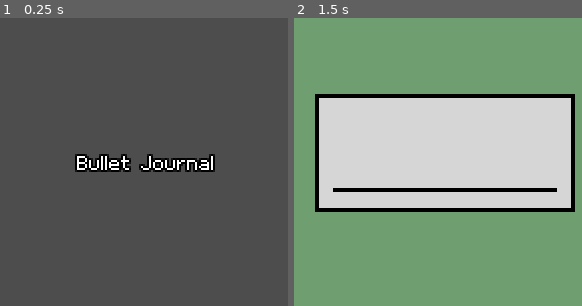
Above: before the commit, frames 1-2 (left to right).
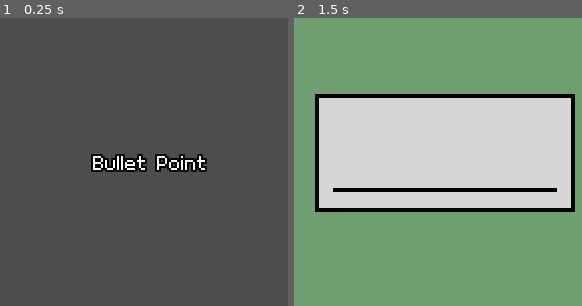
Above: after the commit, the same moments.

Repository: kennethbchen/Bullet-Journal-Game
Game: Godot game, scene res://Title.tscn
Same seed, same stepped clock (60 frames per second), same inputs: the game is played once before the commit and once after it. The engine's default icon, where the game draws it, is replaced by a stand-in: a white triangle on a blue panel in a dark square.
Inputs:
- Up to frame 1 (0.25 s): no input
- Up to frame 2 (1.5 s): click "Start" at 0.5 s; click "Restart" at 1.25 s
The pictures show only the part of the screen within x 24-74%, y 14-64%; the shares and areas given below are measured in that part.

The runs differ from the first frame. In frame 1, 1.8% of the frame differs, in the area x 26-75%, y 47-54%; in frame 2, nothing differs.

Commit message:
Changed name

Diff:
--- a/Title.tscn
+++ b/Title.tscn
@@ -33,7 +33,7 @@
 [node name="Title" type="Label" parent="UI/Title/VBoxContainer"]
 layout_mode = 2
 size_flags_vertical = 6
-text = "Bullet Journal "
+text = "Bullet Point"
 horizontal_alignment = 1
 
 [node name="VBoxContainer" type="VBoxContainer" parent="UI/Title/VBoxContainer"]
--- a/project.godot
+++ b/project.godot
@@ -10,7 +10,7 @@
 
 [application]
 
-config/name="BulletJournal"
+config/name="BulletPoint"
 run/main_scene="res://Title.tscn"
 config/features=PackedStringArray("4.1", "GL Compatibility")
 config/icon="res://icon.svg"
